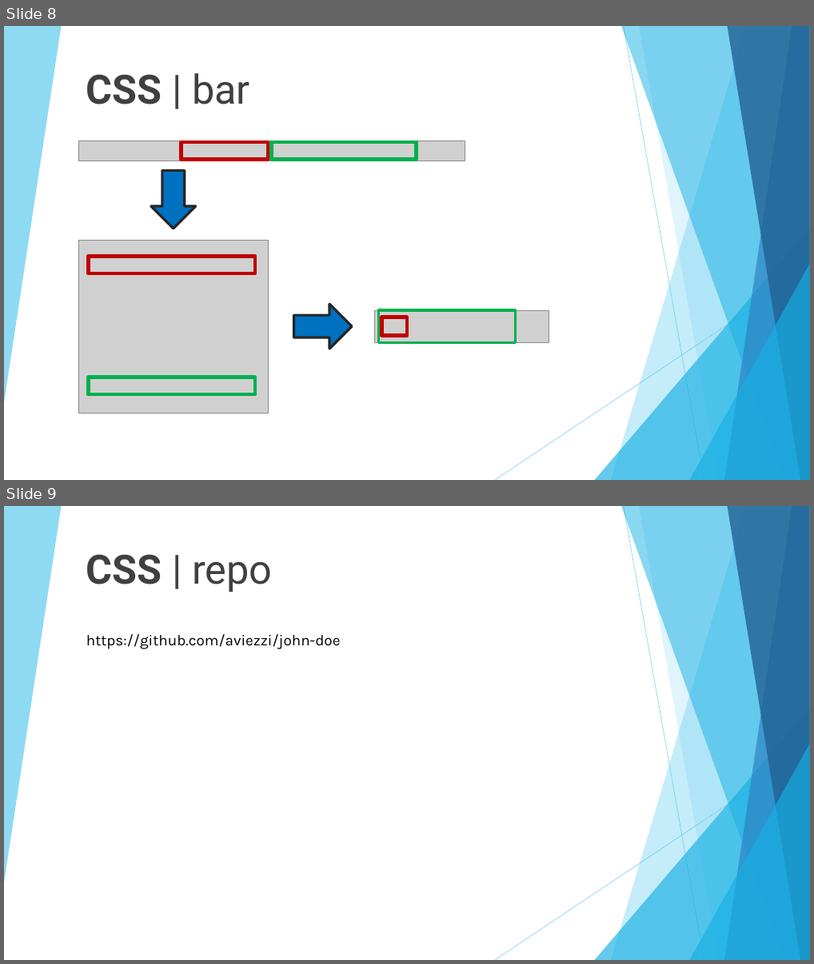
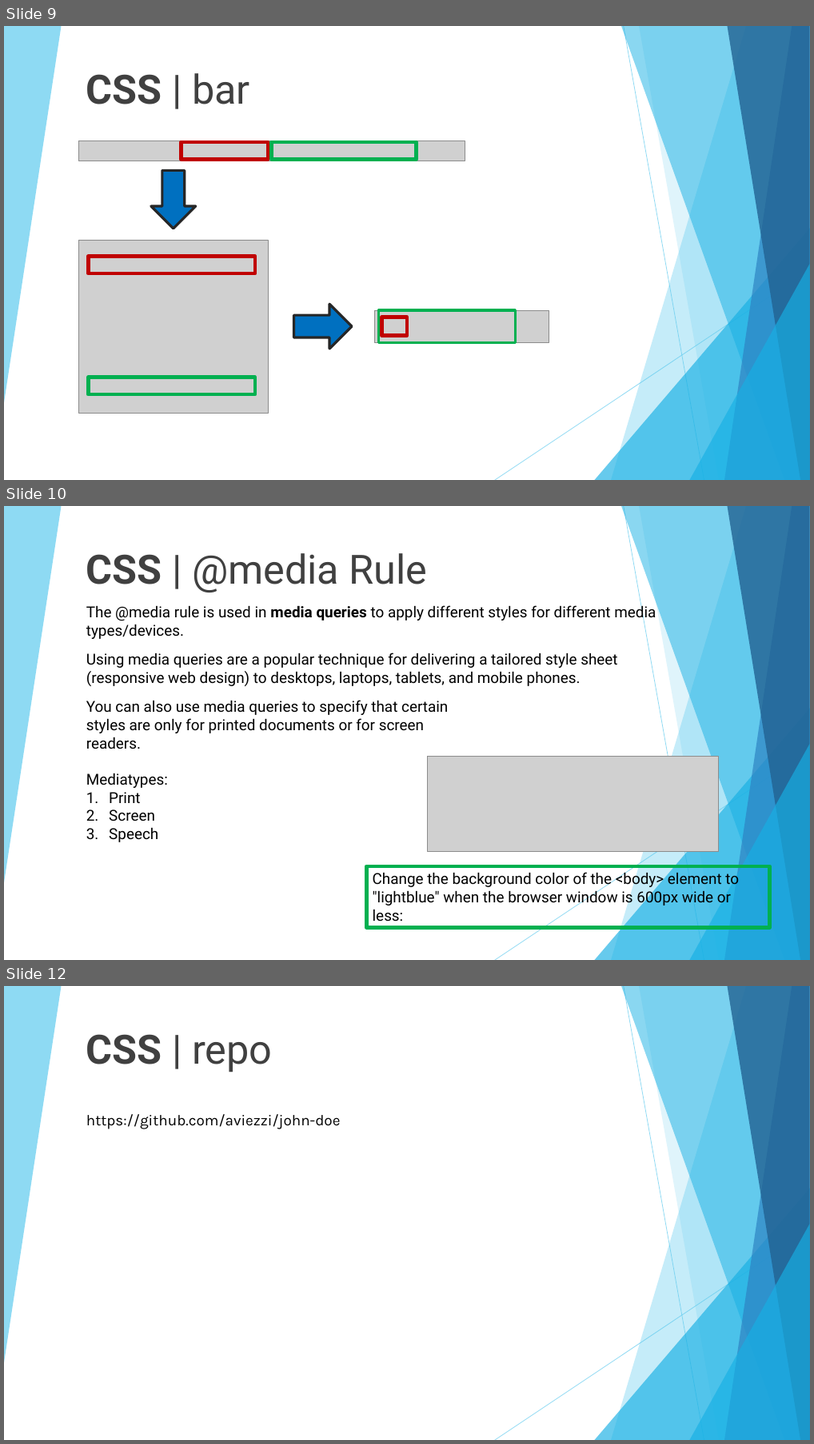
Before and after one commit to 01Primo/slides, a slide deck: 06_CSS_CV.pptx. Shown one above the other, each under a label of ours: slides 8 and 9 before the commit, slides 9, 10 and 12 after it; the slides between them are not shown. The pictures are 814x964 and 814x1444 pixels, drawn with LibreOffice and Linux fonts; fonts in the diff are those of the drawing; grey boxes stand for pictures. Boxes give left, top, right and bottom in pixels: in the first picture for what was removed or moved away, otherwise in the second. Text is boxed around its words. In the diff, an @@ line names an element or a change of style, - is before the commit and + after.

```diff
--- a/06_CSS_CV.pptx
+++ b/06_CSS_CV.pptx
@@ slide 10 added at (x1=4, y1=506, x2=810, y2=960), background #FFFFFF; not listed: 10 template elements that a slide beside it also shows @@
@@ title added at (x1=86, y1=553, x2=428, y2=592), 48 pt, text #404040 @@
+CSS | @media Rule
@@ text added at (x1=86, y1=604, x2=656, y2=639), 18 pt, text #000000 @@
+The @media rule is used in media queries to apply different styles for different media types/devices.
@@ text added at (x1=86, y1=652, x2=618, y2=686), 18 pt, text #000000 @@
+Using media queries are a popular technique for delivering a tailored style sheet (responsive web design) to desktops, laptops, tablets, and mobile phones.
@@ text added at (x1=86, y1=700, x2=448, y2=842), 18 pt, text #000000 @@
+You can also use media queries to specify that certain styles are only for printed documents or for screen readers.
+Mediatypes:
+1. Print
+2. Screen
+3. Speech
@@ picture added at (x1=428, y1=756, x2=719, y2=852) @@
@@ rectangle added at (x1=367, y1=866, x2=770, y2=927), outline #00B050 4.5 pt, 18 pt, text #000000 @@
+Change the background color of the <body> element to "lightblue" when the browser window is 600px wide or less:
@@ what was slide 8 is now slide 9 @@
@@ what was slide 9 is now slide 12 @@
```
Also in this commit, not shown: 2 other slides added.
